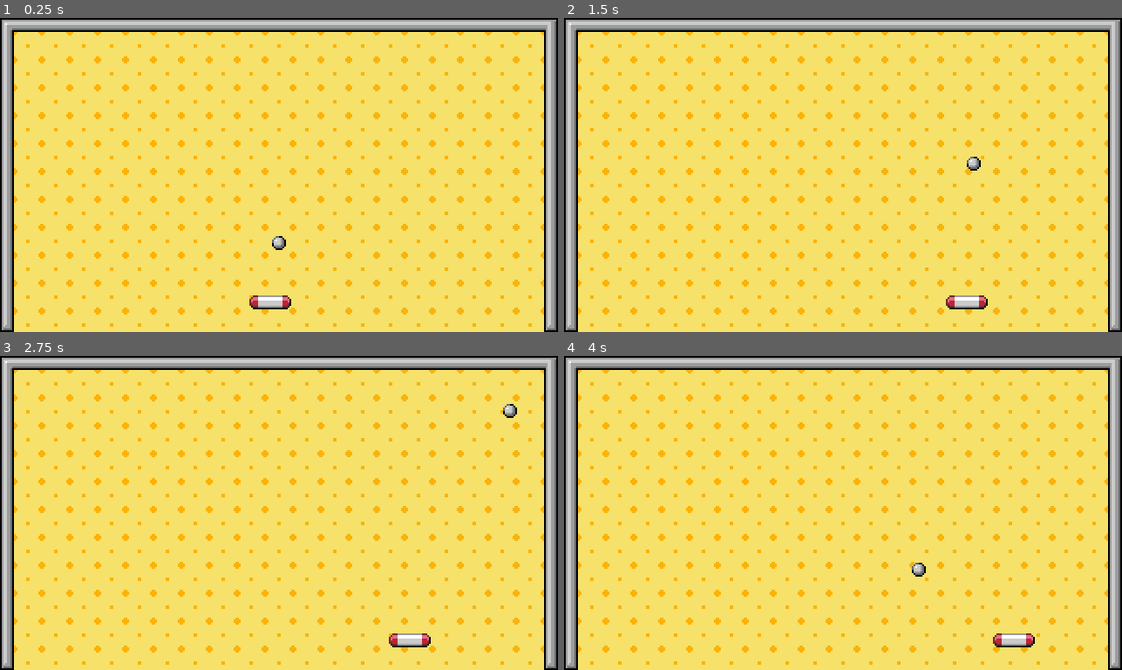
Above: before the commit, frames 1-4 (two rows, left to right).
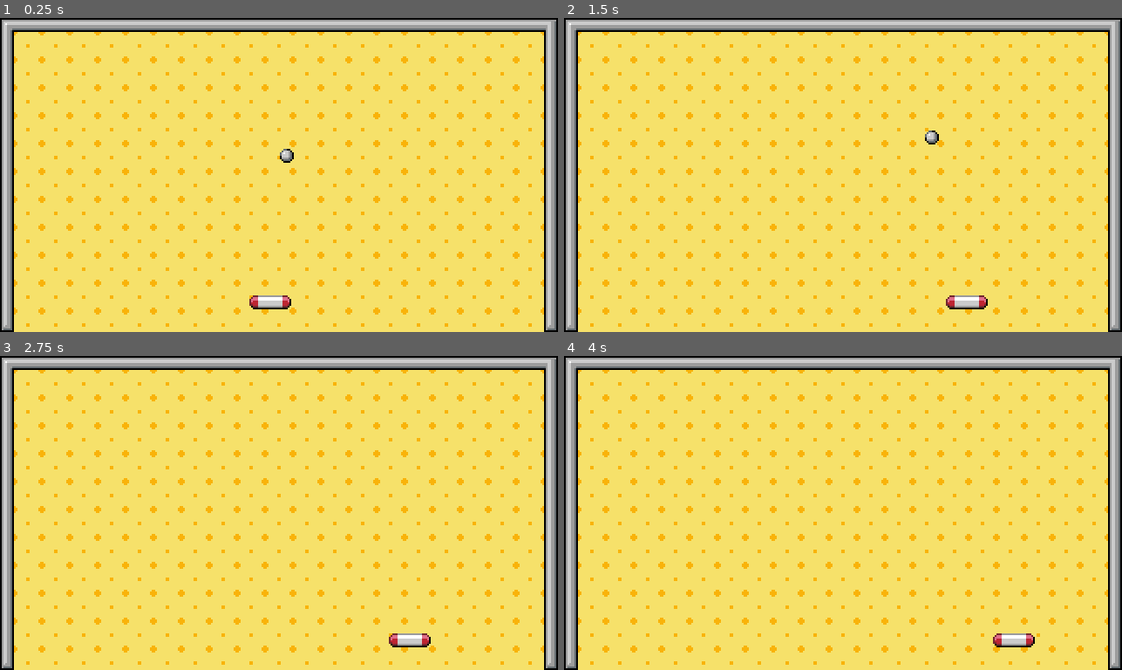
Above: after the commit, the same moments.

Repository: jlowgren/Bricksmash
Game: Godot game, scene res://World.tscn
The game is run twice, just before and just after one commit, with the same random seed, the same clock (stepped at 60 frames per second) and the same inputs.
Inputs:
- Up to frame 1 (0.25 s): no input
- Up to frame 2 (1.5 s): hold Right (ui_right) 0.53-1.28 s; hold Left (ui_left) from 1.28 s (still down)
- Up to frame 3 (2.75 s): release Left (ui_left) at 2.03 s; hold Right (ui_right) from 2.03 s (still down)
- Up to frame 4 (4 s): release Right (ui_right) at 3.53 s; hold Left (ui_left) from 3.53 s (still down)

The runs differ from the first frame. In frame 1, 0.2% of the frame differs, in the area x 48-53%, y 41-74%; in frame 2, 0.2%; in frame 3, less than 0.1%; in frame 4, less than 0.1%.

Commit message:
feat: play sound when the ball collides

Diff:
--- a/Ball/Ball.gd
+++ b/Ball/Ball.gd
@@ -1,10 +1,11 @@
 extends KinematicBody2D
 
-export var SPEED = 2
+export var speed = 4
 
-var velocity = Vector2(10, 50)
+var velocity = Vector2(rand_range(-10, 10), -25)
 
 func _physics_process(delta):
-	var collision = move_and_collide(velocity * SPEED * delta)
+	var collision = move_and_collide(velocity * speed * delta)
 	if collision:
+		$BallBounceSound.play()
 		velocity = velocity.bounce(collision.normal)
--- a/Paddle/Paddle.gd
+++ b/Paddle/Paddle.gd
@@ -8,7 +8,6 @@
 
 func _physics_process(delta):
 	var input_vector = get_input_vector()
-
 	if input_vector == Vector2.ZERO:
 		# Decelerate to zero
 		velocity = velocity.move_toward(Vector2.ZERO, FRICTION * delta)
--- a/World.tscn
+++ b/World.tscn
@@ -7,6 +7,7 @@
 [ext_resource path="res://Assets/ball.png" type="Texture" id=5]
 [ext_resource path="res://Ball/Ball.gd" type="Script" id=6]
 [ext_resource path="res://Assets/border.png" type="Texture" id=7]
+[ext_resource path="res://Ball/bounce.wav" type="AudioStream" id=8]
 
 [sub_resource type="CapsuleShape2D" id=1]
 radius = 4.0
@@ -51,6 +52,9 @@
 [node name="CollisionShape2D" type="CollisionShape2D" parent="Ball"]
 shape = SubResource( 2 )
 
+[node name="BallBounceSound" type="AudioStreamPlayer2D" parent="Ball"]
+stream = ExtResource( 8 )
+
 [node name="Wall" type="StaticBody2D" parent="."]
 position = Vector2( 160, 90 )
 __meta__ = {
--- a/project.godot
+++ b/project.godot
@@ -10,7 +10,7 @@
 
 [application]
 
-config/name="Game"
+config/name="Bricksmash"
 run/main_scene="res://World.tscn"
 config/icon="res://icon.png"
 
Not shown, added: Ball/bounce.wav.import
Not shown: 1 places in World.tscn that only renumber resources
Not shown, added: Ball/bounce.wav
